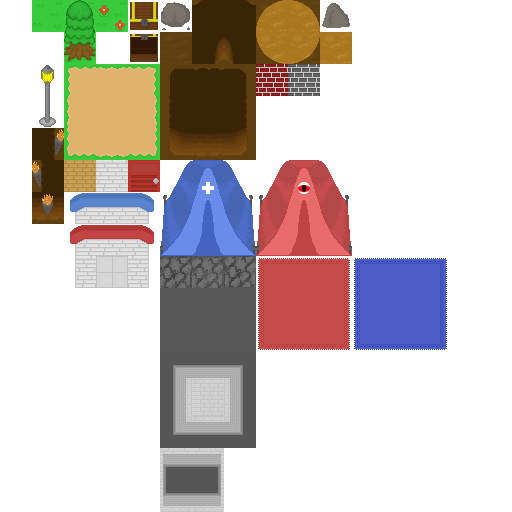
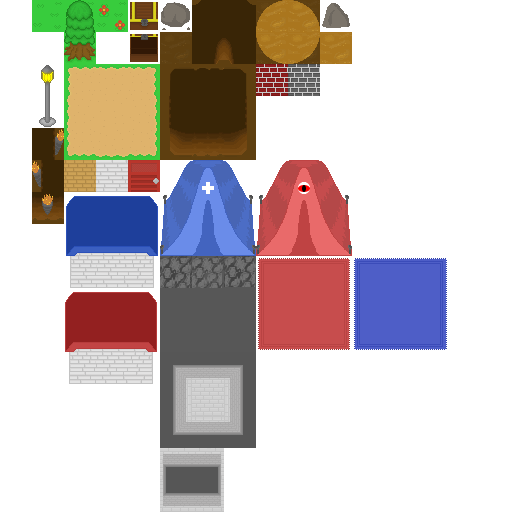
Layered file, before and after one edit (512 x 512). Changes by layer:
painted on "House" over [65, 193, 158, 384]
